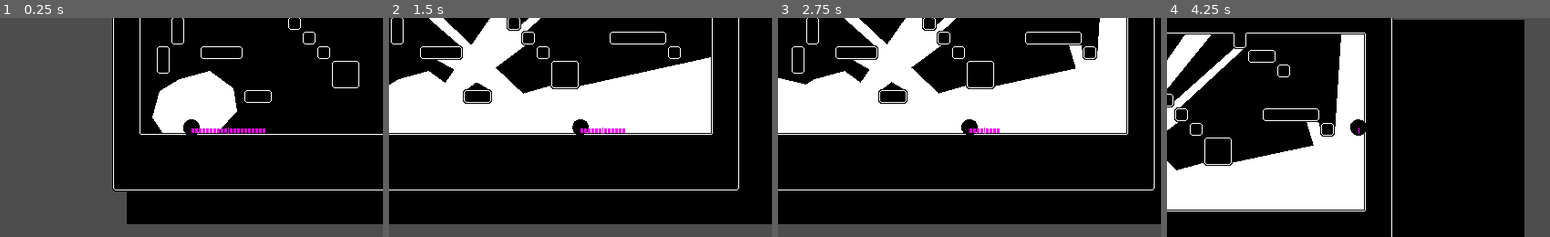
Above: before the commit, frames 1-4 (left to right).
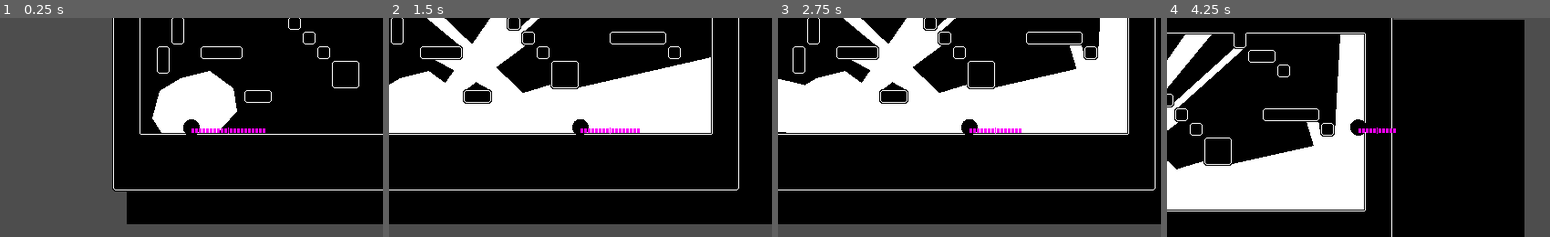
Above: after the commit, the same moments.

Repository: KingOfSpadesJFK/bhleg
Game: Godot game, scene res://levels/test_level.tscn
The game is run twice, just before and just after one commit, with the same random seed, the same clock (stepped at 60 frames per second) and the same inputs.
Inputs (mouse positions are in pixels of both pictures, inside the frame that each line leads up to):
- Up to frame 1 (0.25 s): no input
- Up to frame 2 (1.5 s): tap Enter at 0.5 s; move the mouse to (664, 116) at 0.52 s; press the mouse at (664, 116) at 0.53 s; hold D (player_right) from 0.53 s (still down); tap Space (player_jump) at 0.77 s; move the mouse to (503, 138) at 1.27 s; release the mouse at (503, 138) at 1.28 s; click (503, 138) at 1.35 s
- Up to frame 3 (2.75 s): tap Space (player_jump) at 1.52 s; move the mouse to (1007, 79) at 2.02 s; release D (player_right) at 2.03 s; press the mouse at (1007, 79) at 2.03 s; hold A (player_left) from 2.03 s (still down)
- Up to frame 4 (4.25 s): move the mouse to (1339, 171) at 2.77 s; release A (player_left) at 2.78 s; release the mouse at (1339, 171) at 2.78 s; hold D (player_right) from 2.78 s (still down); click (1339, 171) at 2.85 s; tap Space (player_jump) at 3.02, 3.77 s; move the mouse to (1473, 160) at 3.52 s; press the mouse at (1473, 160) at 3.53 s

The runs differ from the first frame. In frame 1, less than 0.1% of the frame differs, in the area x 39-60%, y 24-53%; in frame 2, 0.4%; in frame 3, 2.2%, in the area x 0-99%, y 0-79%; in frame 4, 0.5%.

Commit message:
Squashed commit of the following:
commit 83a3efa5a5ee6376f7d66065d9242ea47369358d
Author: KingOfSpadesJFK <kingofspadeslm567@gmail.com>
Date:   Thu Jul 25 16:40:25 2024 -0700

    shadow bodies now take care of the visuals. also fixed the final raycast being neglected

commit 8fa3b5a6f345b4a292266e57142a9df0be9ec738
Author: KingOfSpadesJFK <kingofspadeslm567@gmail.com>
Date:   Thu Jul 25 15:32:32 2024 -0700

    IT FUCKING WORKS!!!1!!!1!1!!!!!1

commit bf01bcd67009ba5e99ce6650d66b9021d00efbb6
Merge: cf1b292 1694fcf
Author: KingOfSpadesJFK <kingofspadeslm567@gmail.com>
Date:   Thu Jul 25 01:30:23 2024 -0700

    Merge branch 'main' into shadows

commit cf1b2920aa4af3c43a73957be62cbddd9d673193
Author: KingOfSpadesJFK <kingofspadeslm567@gmail.com>
Date:   Thu Jul 25 01:29:31 2024 -0700

    bounding boxes

commit 178b5d2cd5b69e32bd4abeb5554781fa56f988f0
Author: KingOfSpadesJFK <kingofspadeslm567@gmail.com>
Date:   Wed Jul 24 23:58:26 2024 -0700

    optimized for minimal vertex count

commit 27781fc18ae905da91f5bc266471db5c9e8761b2
Author: KingOfSpadesJFK <kingofspadeslm567@gmail.com>
Date:   Wed Jul 24 23:07:28 2024 -0700

    Update test_level.tscn

commit 1f8b435a8f133d9df18fd9798ceb30e441fe40f1
Merge: 0a79373 80af255
Author: KingOfSpadesJFK <kingofspadeslm567@gmail.com>
Date:   Wed Jul 24 22:55:26 2024 -0700

    Merge branch 'main' into shadows

commit 0a793738b4f97eae2528f613c2f1502ef6ce6202
Author: KingOfSpadesJFK <kingofspadeslm567@gmail.com>
Date:   Wed Jul 24 01:25:54 2024 -0700

    some lil stuff for the collisions

commit 5235b4f79b8e04c8b8e51af8544b28cf218f98d2
Author: KingOfSpadesJFK <kingofspadeslm567@gmail.com>
Date:   Tue Jul 23 22:38:27 2024 -0700

    shadow bodies exist

Diff:
--- a/levels/test_level.tscn
+++ b/levels/test_level.tscn
@@ -1,11 +1,13 @@
-[gd_scene load_steps=5 format=3 uid="uid://bb8l5k2fjvhes"]
+[gd_scene load_steps=6 format=3 uid="uid://bb8l5k2fjvhes"]
 
 [ext_resource type="PackedScene" uid="uid://cy4oa4aji2qxu" path="res://scenes/player.tscn" id="2_butpl"]
+[ext_resource type="Script" path="res://scripts/shadow_body.gd" id="3_465bv"]
 [ext_resource type="TileSet" uid="uid://du3n7xwnm051j" path="res://assets/tileset.tres" id="3_ki0li"]
 [ext_resource type="Script" path="res://scripts/hud.gd" id="3_oirbf"]
 [ext_resource type="Script" path="res://scripts/cell_container.gd" id="4_rms5m"]
 
 [node name="TestLevel" type="Node2D"]
+metadata/_edit_vertical_guides_ = [-204.0]
 
 [node name="ColorRect" type="ColorRect" parent="."]
 offset_right = 576.0
@@ -15,29 +17,31 @@
 color = Color(0, 0, 0, 1)
 
 [node name="Polygon2D" type="Polygon2D" parent="."]
+visible = false
 polygon = PackedVector2Array(36, 162, 58, 149, 91, 140, 117, 159, 121, 184, 100, 207, 77, 219, 52, 220, 46, 218, 28, 191)
 
-[node name="Player" parent="." node_paths=PackedStringArray("static_body") instance=ExtResource("2_butpl")]
+[node name="Player" parent="." node_paths=PackedStringArray("shadow_body") instance=ExtResource("2_butpl")]
 z_index = 1
 position = Vector2(71, 179)
 collision_layer = 2
 collision_mask = 5
-static_body = NodePath("../StaticBody2D")
+shadow_body = NodePath("../StaticBody2D")
 
 [node name="Camera2D" type="Camera2D" parent="Player"]
+
+[node name="StaticBody2D" type="StaticBody2D" parent="." groups=["ShadowBoxes"]]
+collision_layer = 4
+collision_mask = 0
+script = ExtResource("3_465bv")
+
+[node name="CollisionPolygon2D" type="CollisionPolygon2D" parent="StaticBody2D"]
+build_mode = 1
+polygon = PackedVector2Array(36, 162, 59, 148, 91, 140, 117, 159, 121, 184, 96, 212, 39, 209, 28, 192)
 
 [node name="Ground" type="TileMap" parent="."]
 tile_set = ExtResource("3_ki0li")
 format = 2
 layer_0/tile_data = PackedInt32Array(1048602, 131072, 2, 983066, 131072, 1, 917530, 131072, 1, 851994, 131072, 1, 10486 …(4190 unchanged characters)…
-
-[node name="StaticBody2D" type="StaticBody2D" parent="."]
-collision_layer = 4
-collision_mask = 0
-
-[node name="CollisionPolygon2D" type="CollisionPolygon2D" parent="StaticBody2D"]
-visible = false
-polygon = PackedVector2Array(46, 218, 40, 210, 28, 191, 33, 162, 58, 149, 91, 140, 117, 160, 122, 186, 101, 208, 77, 220, 53, 220, 53, 325, 740, 333, 731, -255, -198, -145, -156, 358, 46, 325)
 
 [node name="CanvasLayer" type="CanvasLayer" parent="."]
 
--- a/project.godot
+++ b/project.godot
@@ -14,6 +14,10 @@
 run/main_scene="res://levels/test_level.tscn"
 config/features=PackedStringArray("4.2", "GL Compatibility")
 config/icon="res://icon.svg"
+
+[autoload]
+
+Bhleg="*res://scripts/bhleg.gd"
 
 [display]
 
--- /dev/null
+++ b/scripts/bhleg.gd
@@ -0,0 +1,17 @@
+extends Node
+
+
+func minv(curvec,newvec): return Vector2(min(curvec.x,newvec.x),min(curvec.y,newvec.y))
+func maxv(curvec,newvec): return Vector2(max(curvec.x,newvec.x),max(curvec.y,newvec.y))
+
+
+### Calculates the bounding box of a polygon
+#	polygon: The packed array of verticies making the polygon
+#	Returns a Rect2 containing the polygon's boundaries
+func calculate_bounding_box(polygon: PackedVector2Array) -> Rect2:
+	var min_vec = Vector2(pow(2,31)-1,pow(2,31)-1)
+	var max_vec = Vector2(-pow(2,31),-pow(2,31))
+	for v in polygon:
+		min_vec = Bhleg.minv(min_vec,v)
+		max_vec = Bhleg.maxv(max_vec,v)
+	return Rect2(min_vec, max_vec-min_vec)
--- a/scripts/player.gd
+++ b/scripts/player.gd
@@ -6,13 +6,13 @@
 const JUMP_VELOCITY = -400.0
 const FLASH_RAY_LENGTH = 1000.0
 const FLASH_SPREAD = 90.0			# How wide the area of flash should be (in degrees)
-const FLASH_SAMPLES = 100
+const FLASH_SAMPLES = 200
 
 # Get the gravity from the project settings to be synced with RigidBody nodes.
 var gravity = ProjectSettings.get_setting("physics/2d/default_gravity")
 
 # The static body to draw over
-@export var static_body: StaticBody2D
+@export var shadow_body: ShadowBody
 @export var red_cells: int = 10
 @export var cyan_cells: int = 10
 
@@ -68,6 +68,11 @@
 
 
 func _flash_light():
+	var minv = func (curvec,newvec):
+		return Vector2(min(curvec.x,newvec.x),min(curvec.y,newvec.y))
+	var maxv = func (curvec,newvec):
+		return Vector2(max(curvec.x,newvec.x),max(curvec.y,newvec.y))
+
 	# Debugging markers
 	if _flash_markers:
 		_flash_markers.queue_free()
@@ -76,48 +81,65 @@
 
 	# Initialize the new polygon
 	var verts: Array[Vector2] = []
-	verts.append(global_position)
 
 	# Initialize the raycasting
 	var space_state = get_world_2d().direct_space_state
 	var step: float = deg_to_rad(FLASH_SPREAD / FLASH_SAMPLES)
 	var angle: float = deg_to_rad(_flash_angle - FLASH_SPREAD / 2.0)
 
+	# Initial starting ray cast
+	var mid_pos: Vector2
+	var query = PhysicsRayQueryParameters2D.create(global_position, Vector2(cos(angle), sin(angle)) * FLASH_RAY_LENGTH)
+	query.collision_mask = 1
+	var env_result = space_state.intersect_ray(query)
+	verts.append(global_position)
+	if env_result:
+		mid_pos = env_result.position
+
+	# Record previous entries
+	var prev_pos = verts[0]
+	var v = (env_result.position - prev_pos).normalized()
+	var prev_dir = atan2(v.y, v.x)
+
 	# Raycast the samples
-	for i in range(FLASH_SAMPLES):
+	angle += step
+	for i in range(FLASH_SAMPLES-1):
 		# Raycast
 		var dir = Vector2(cos(angle), sin(angle))	# Convert the current angle to a normal vector
-		var query = PhysicsRayQueryParameters2D.create(global_position, dir * FLASH_RAY_LENGTH)
-		query.collision_mask = 1					# For now, just check for bodies on layer 1
-		var result = space_state.intersect_ray(query)
+		query.to = dir * FLASH_RAY_LENGTH
+		query.collision_mask = 1					# This first ray query will check for layer 1 (the environment)
+		env_result = space_state.intersect_ray(query)
 
 		# Process the result
-		if result:
-			# Append to the polygon
-			verts.append(result.position)
-
-			# Create the debug marker
-			# var sp = Sprite2D.new()
-			# var t = PlaceholderTexture2D.new()
-			# t.size = Vector2(5,5)
-			# sp.texture = t
-			# sp.position = result.position
-			# _flash_markers.add_child(sp)
+		if env_result:
+			# Check if the points are lined in the same direction
+			var _v = (env_result.position - mid_pos).normalized()
+			var next_dir = atan2(_v.y, _v.x)
+			if next_dir - prev_dir >= PI / 120.0 || next_dir - prev_dir <= -PI / 120.0:
+				# Append to the polygon
+				verts.append(mid_pos)
+
+				# Create the debug marker
+				#var sp = Sprite2D.new()
+				#var t = PlaceholderTexture2D.new()
+				#t.size = Vector2(5,5)
+				#sp.texture = t
+				#sp.position = mid_pos
+				#_flash_markers.add_child(sp)
+
+			prev_pos = mid_pos
+			mid_pos = env_result.position
+			prev_dir = next_dir
 
 		# Add the step
 		angle += step
 
 	# Finalize new polygon
-	var col_poly: CollisionPolygon2D = static_body.get_node("CollisionPolygon2D") as CollisionPolygon2D
-	if col_poly:
-		var ex = Geometry2D.clip_polygons(col_poly.polygon, PackedVector2Array(verts))
-		col_poly.polygon = ex[0]
-
-	var flash_poly: Polygon2D = Polygon2D.new()
-	# flash_poly.color = Color(1,0,0,1)
-	flash_poly.polygon = PackedVector2Array(verts)
-	add_sibling(flash_poly)
-	flash.emit(1, 1)
+	verts.append(mid_pos)
+	verts.append(global_position)
+	shadow_body.add_polygon(PackedVector2Array(verts), Bhleg.calculate_bounding_box(PackedVector2Array(verts)))
+	print("Vert count: " + str(verts.size()))
+
 	_do_flash = FlashType.NONE
 
 
--- /dev/null
+++ b/scripts/shadow_body.gd
@@ -0,0 +1,86 @@
+extends StaticBody2D
+class_name ShadowBody
+
+const META_SHADOW_EXTENT = "extent"
+const META_SHADOW_HOLE = "is_hole"
+
+var _visual_poly: Node2D
+
+class PolyStackEntry:
+	var polygon: PackedVector2Array
+	var extent: Rect2
+	var is_hole: bool
+	var owner: Node
+
+
+func _enter_tree():
+	_visual_poly = Node2D.new()
+
+	# Initialize each child polygon with a bounding box and hole
+	for c in get_children():
+		if c is CollisionPolygon2D:
+			c.set_meta(META_SHADOW_EXTENT, Bhleg.calculate_bounding_box(c.polygon))
+			c.set_meta(META_SHADOW_HOLE, false)
+
+			# Create the visual for the poly
+			var poly: Polygon2D = Polygon2D.new()
+			poly.polygon = c.polygon
+			_visual_poly.add_child(poly)
+
+	add_child(_visual_poly)
+
+### Adds a polygon to the shadow body
+#	verts: The array of vertices for the polygon
+#	extent: The bounding box of the passed in polygon
+func add_polygon(verts: PackedVector2Array, extent: Rect2) -> void:
+	# Set up the polygon queue
+	var poly_queue: Array[PolyStackEntry] = []
+	for c in get_children():
+		if c is CollisionPolygon2D:
+			var entry: PolyStackEntry = PolyStackEntry.new()
+			entry.polygon = c.polygon
+
+			# Add to the queue and dispose of each child after this is done...
+			if c.has_meta(META_SHADOW_EXTENT) && c.has_meta(META_SHADOW_HOLE):
+				# If there is a bounding box, check if input extent intersects the new polygon
+				var box: Rect2 = c.get_meta(META_SHADOW_EXTENT) as Rect2
+				if extent.intersects(box):		# If so, add it to the poly queue
+					entry.extent = box
+					entry.is_hole = c.get_meta(META_SHADOW_HOLE)
+					poly_queue.append(entry)
+					c.queue_free()
+
+	# Loop through the poly queue
+	var i: int = 0
+	while i < poly_queue.size():
+		# Run a boolean operation on these polygons
+		var col_poly: PolyStackEntry = poly_queue[i]
+		i += 1
+		var combined: Array[PackedVector2Array]
+		if col_poly.is_hole:
+			combined = Geometry2D.clip_polygons(col_poly.polygon, verts)		# Cut a hole in the holes
+		else:
+			combined = Geometry2D.merge_polygons(col_poly.polygon, verts)
+
+		# Attach each polygon to a new CollisionPolygon2D
+		#  and add them to the tree
+		for arr: PackedVector2Array in combined:
+			if !arr.is_empty():
+				var c = CollisionPolygon2D.new()
+				c.build_mode = CollisionPolygon2D.BuildMode.BUILD_SEGMENTS
+				c.polygon = arr.duplicate()			# Since arr will go bye-bye after the thread
+				add_child(c)
+
+				# Get the bounding box of the current polygon
+				c.set_meta(META_SHADOW_EXTENT, Bhleg.calculate_bounding_box(arr))
+
+				# Determine whether this polygon is a hole
+				c.set_meta(META_SHADOW_HOLE, col_poly.is_hole || Geometry2D.is_polygon_clockwise(arr))
+
+				var flash_poly: Polygon2D = Polygon2D.new()
+				flash_poly.polygon = verts.duplicate()
+				_visual_poly.add_child(flash_poly)
+
+
+func _rand():
+	return 0.75 + randf() * 0.25
